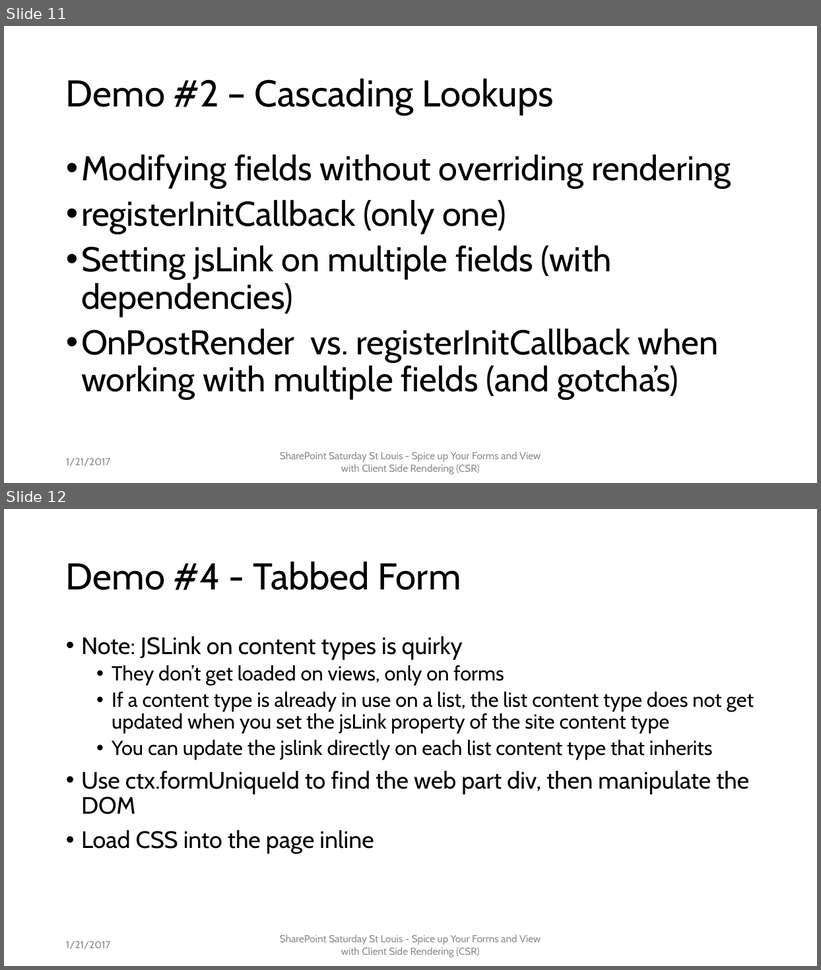
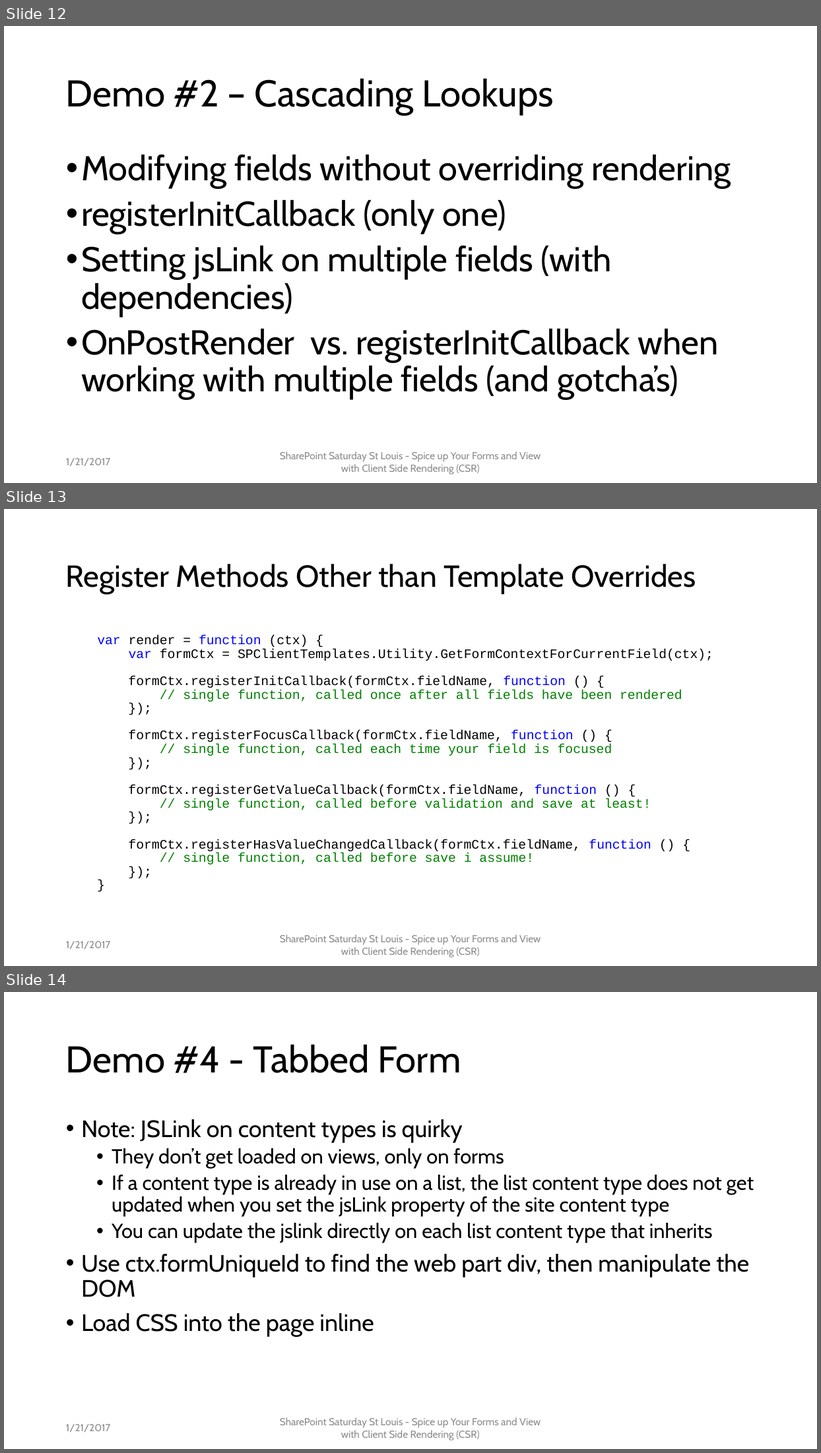
Before and after one commit to mcsheaj/CSRDemos, a slide deck: SPSSTL_CSR.pptx. Shown one above the other, each under a label of ours: slides 11 and 12 before the commit, slides 12, 13 and 14 after it. The pictures are 821x970 and 821x1453 pixels, drawn with LibreOffice and Linux fonts; fonts in the diff are those of the drawing. Boxes give left, top, right and bottom in pixels: in the first picture for what was removed or moved away, otherwise in the second. Text is boxed around its words. In the diff, an @@ line names an element or a change of style, - is before the commit and + after.

```diff
--- a/SPSSTL_CSR.pptx
+++ b/SPSSTL_CSR.pptx
@@ slide 13 added at [4, 509, 817, 966], background #FFFFFF @@
@@ title added at [66, 564, 696, 594], 36 pt, text #000000 @@
+Register Methods Other than Template Overrides
@@ text added at [97, 635, 714, 865], 15.4 pt, text #000000 @@
+var render = function (ctx) {
+var formCtx = SPClientTemplates.Utility.GetFormContextForCurrentField(ctx);
+formCtx.registerInitCallback(formCtx.fieldName, function () {
+// single function, called once after all fields have been rendered
+});
+formCtx.registerFocusCallback(formCtx.fieldName, function () {
+// single function, called each time your field is focused
+});
+formCtx.registerGetValueCallback(formCtx.fieldName, function () {
+// single function, called before validation and save at least!
+});
+formCtx.registerHasValueChangedCallback(formCtx.fieldName, function () {
+// single function, called before save i assume!
+});
+}
@@ text added at [66, 941, 111, 949], 12 pt, text #8C8C8C @@
+1/21/2017
@@ text added at [280, 935, 541, 958], 12 pt, text #8C8C8C @@
+SharePoint Saturday St Louis - Spice up Your Forms and View with Client Side Rendering (CSR)
@@ what was slide 11 is now slide 12 @@
@@ what was slide 12 is now slide 14 @@
```
Also in this commit, not shown: 7 slides changed, 2 other slides added, 1 other file.
